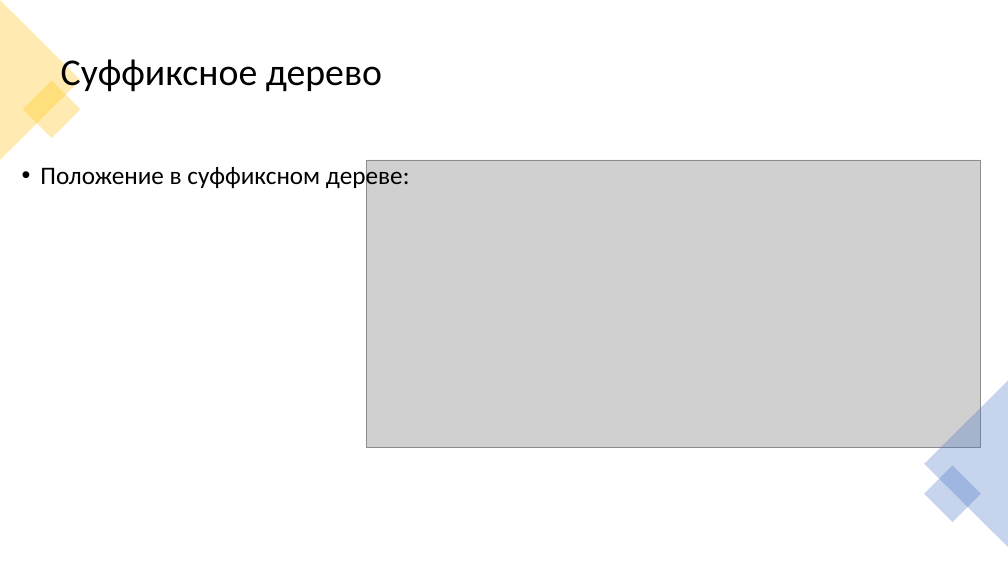
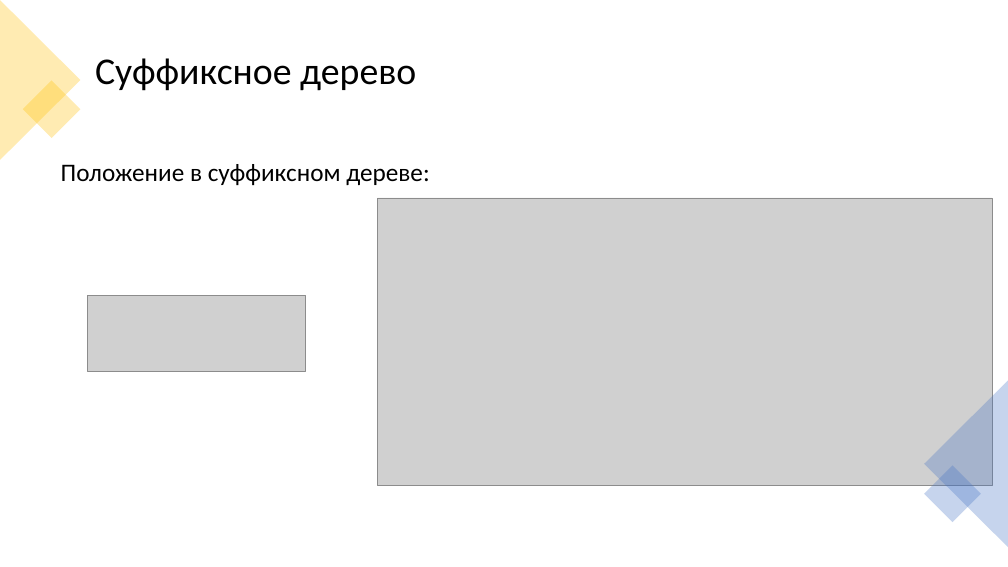
Before and after one commit to Pompon-Den/Suff-Tree-Algorithm-Ykkonen, a slide deck: slide 5 of Algorithm Ykkonena.pptx. Drawn at 1008x567 pixels with LibreOffice and Linux fonts; fonts in the diff are those of the drawing; grey boxes stand for pictures. Boxes give left, top, right and bottom in pixels: in the first picture for what was removed or moved away, otherwise in the second. Text is boxed around its words. In the diff, an @@ line names an element or a change of style, - is before the commit and + after.

```diff
--- a/Algorithm Ykkonena.pptx
+++ b/Algorithm Ykkonena.pptx
@@ title "Суффиксное дерево": place and size @@
-title "Суффиксное дерево" at [61,59,382,95]
+title "Суффиксное дерево" at [95,58,416,91]
@@ text "Положение в суффиксном дереве:": place and size @@
-text "Положение в суффиксном дереве:" at [40,163,410,190]
+text "Положение в суффиксном дереве:" at [61,164,430,185]
@@ text "Положение в суффиксном дереве:" at [61,164,430,185]: bullet • to none @@
@@ picture: place and size @@
-picture at [367,160,982,448]
+picture at [378,198,993,485]
@@ picture added at [88,295,306,371] @@
```
Also in this commit, not shown: 11 other slides changed, 1 slide removed, 1 other file.
